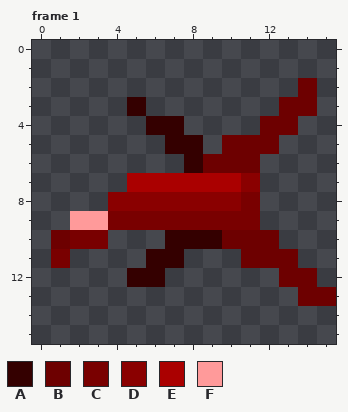
Pixel-art file, stored at LD29/LD29Content/raw/EnemyXFighter.ase. The picture above is the old version.
16x16 pixels, 1 frame. Shown: frame 1. The commit also changed other frames, which this record leaves out.
Palette (. is transparent): A #340000  B #6d0000  C #790000  D #8a0000  E #aa0000  F #ff9a9a
Pixels before, frame 1, first column x 1:
 2 .............B.
 3 ....A.......BB.
 4 .....AA....BB..
 5 ......AA.BBB...
 6 .......ABBB....
 7 ....EEEEEED....
 8 ...DDDDDDDC....
 9 .FFCCCCCCCC....
10 BCC...AAABBB...
11 C....AA...BBB..
12 ....AA......BB.
13 .............BB
The result:
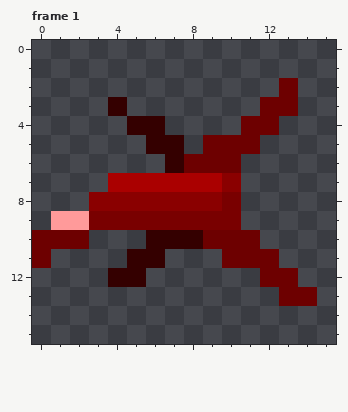
Author's note on the commit: XFighter and Compiled Enemy Sheet
Edits made:
{"where": "frame 1"}
{"frame":1,"y":2,"x":13,"old":".B","new":"B."}
{"frame":1,"y":3,"x":4,"old":".A","new":"A."}
{"frame":1,"y":3,"x":12,"old":".","new":"B"}
{"frame":1,"y":3,"x":14,"old":"B","new":"."}
{"frame":1,"y":4,"x":5,"old":".","new":"A"}
{"frame":1,"y":4,"x":7,"old":"A","new":"."}
{"frame":1,"y":4,"x":11,"old":".","new":"B"}
{"frame":1,"y":4,"x":13,"old":"B","new":"."}
{"frame":1,"y":5,"x":6,"old":".","new":"A"}
{"frame":1,"y":5,"x":8,"old":"A.","new":".B"}
{"frame":1,"y":5,"x":12,"old":"B","new":"."}
{"frame":1,"y":6,"x":7,"old":".A","new":"AB"}
{"frame":1,"y":6,"x":11,"old":"B","new":"."}
{"frame":1,"y":7,"x":4,"old":".","new":"E"}
{"frame":1,"y":7,"x":10,"old":"ED","new":"D."}
{"frame":1,"y":8,"x":3,"old":".","new":"D"}
{"frame":1,"y":8,"x":10,"old":"DC","new":"C."}
{"frame":1,"y":9,"x":1,"old":".","new":"F"}
{"frame":1,"y":9,"x":3,"old":"F","new":"C"}
{"frame":1,"y":9,"x":11,"old":"C","new":"."}
{"frame":1,"y":10,"x":0,"old":".","new":"B"}
{"frame":1,"y":10,"x":2,"old":"CC","new":"B."}
{"frame":1,"y":10,"x":6,"old":".","new":"A"}
{"frame":1,"y":10,"x":9,"old":"A","new":"B"}
{"frame":1,"y":10,"x":12,"old":"B","new":"."}
{"frame":1,"y":11,"x":0,"old":".C","new":"B."}
{"frame":1,"y":11,"x":5,"old":".","new":"A"}
{"frame":1,"y":11,"x":7,"old":"A","new":"."}
{"frame":1,"y":11,"x":10,"old":".","new":"B"}
{"frame":1,"y":11,"x":13,"old":"B","new":"."}
{"frame":1,"y":12,"x":4,"old":".","new":"A"}
{"frame":1,"y":12,"x":6,"old":"A","new":"."}
{"frame":1,"y":12,"x":12,"old":".","new":"B"}
{"frame":1,"y":12,"x":14,"old":"B","new":"."}
{"frame":1,"y":13,"x":13,"old":".","new":"B"}
{"frame":1,"y":13,"x":15,"old":"B","new":"."}
{"label":"changed","picture_box":[32,78,336,306]}
